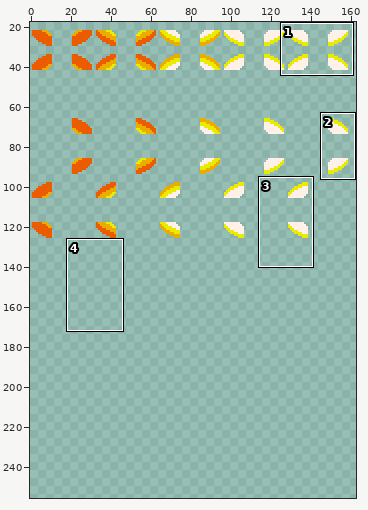
Edited in one commit: sprite sheet (assets/sprites/engines.png). The first picture is a wide view before the edit; the outline marks the close-up.
Close-up. The starting point:
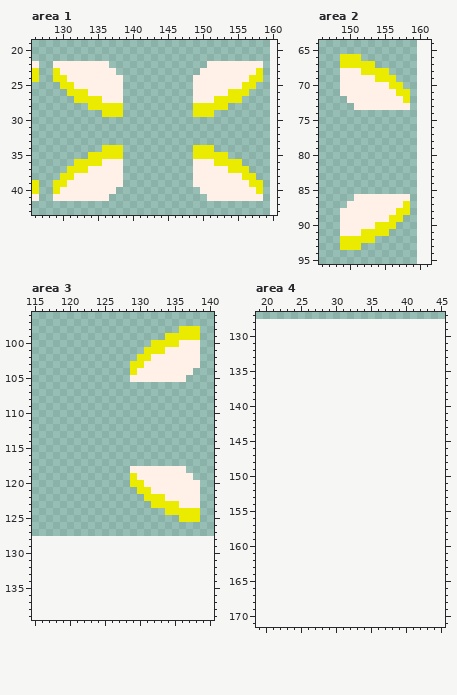
The file is 160x128 pixels. Shown: area 1: x 126..160, y 19..43; area 2: x 146..161, y 64..95; area 3: x 115..140, y 96..139; area 4: x 19..45, y 127..171. The old version is drawn lined up with the new one, on the new canvas. The wide view leaves out empty margins. The commit also changed other parts of the picture, which this record leaves out.
The same view after the edit:
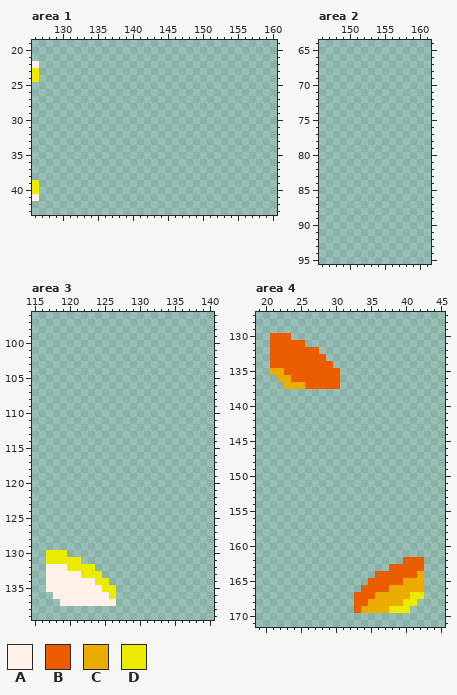
Palette (. is transparent): A #fff1e8  B #eb5b00  C #ebac00  D #ebeb00
From old to new:
canvas 160x128 -> 224x256
--- area 1
@@ x 126..160 @@
 21 ...................................
-22 A..AAAAAAAA..............AAAAAAAA..
-23 D..DAAAAAAAA............AAAAAAAAD..
-24 D..DDAAAAAAAA..........AAAAAAAADD..
-25 ....DDAAAAAAA..........AAAAAAADD...
-26 .....DDDAAAAA..........AAAAADDD....
-27 ......DDDDAAA..........AAADDDD.....
-28 ........DDDDD..........DDDDD.......
-29 ..........DDD..........DDD.........
+22 A..................................
+23 D..................................
+24 D..................................
+25 ...................................
+26 ...................................
+27 ...................................
+28 ...................................
+29 ...................................
 30 ...................................
@@ x 126..160 @@
 33 ...................................
-34 ..........DDD..........DDD.........
-35 ........DDDDD..........DDDDD.......
-36 ......DDDDAAA..........AAADDDD.....
-37 .....DDDAAAAA..........AAAAADDD....
-38 ....DDAAAAAAA..........AAAAAAADD...
-39 D..DDAAAAAAAA..........AAAAAAAADD..
-40 D..DAAAAAAAA............AAAAAAAAD..
-41 A..AAAAAAAA..............AAAAAAAA..
+34 ...................................
+35 ...................................
+36 ...................................
+37 ...................................
+38 ...................................
+39 D..................................
+40 D..................................
+41 A..................................
 42 ...................................
--- area 2
@@ x 146..161 @@
 65 ................
-66 ...DDD..........
-67 ...DDDDD........
-68 ...AAADDDD......
-69 ...AAAAADDD.....
-70 ...AAAAAAADD....
-71 ...AAAAAAAADD...
-72 ....AAAAAAAAD...
-73 .....AAAAAAAA...
+66 ................
+67 ................
+68 ................
+69 ................
+70 ................
+71 ................
+72 ................
+73 ................
 74 ................
@@ x 146..161 @@
 85 ................
-86 .....AAAAAAAA...
-87 ....AAAAAAAAD...
-88 ...AAAAAAAADD...
-89 ...AAAAAAADD....
-90 ...AAAAADDD.....
-91 ...AAADDDD......
-92 ...DDDDD........
-93 ...DDD..........
+86 ................
+87 ................
+88 ................
+89 ................
+90 ................
+91 ................
+92 ................
+93 ................
 94 ................
--- area 3
@@ x 127..140 @@
  97 ..............
- 98 .........DDD..
- 99 .......DDDDD..
-100 .....DDDDAAA..
-101 ....DDDAAAAA..
-102 ...DDAAAAAAA..
-103 ..DDAAAAAAAA..
-104 ..DAAAAAAAA...
-105 ..AAAAAAAA....
+ 98 ..............
+ 99 ..............
+100 ..............
+101 ..............
+102 ..............
+103 ..............
+104 ..............
+105 ..............
 106 ..............
@@ x 127..140 @@
 117 ..............
-118 ..AAAAAAAA....
-119 ..DAAAAAAAA...
-120 ..DDAAAAAAAA..
-121 ...DDAAAAAAA..
-122 ....DDDAAAAA..
-123 .....DDDDAAA..
-124 .......DDDDD..
-125 .........DDD..
+118 ..............
+119 ..............
+120 ..............
+121 ..............
+122 ..............
+123 ..............
+124 ..............
+125 ..............
 126 ..............
@@ x 115..128 @@
 129 ..............
-130 ..............
-131 ..............
-132 ..............
-133 ..............
-134 ..............
-135 ..............
-136 ..............
-137 ..............
+130 ..DDD.........
+131 ..DDDDD.......
+132 ..AAADDDD.....
+133 ..AAAAADDD....
+134 ..AAAAAAADD...
+135 ..AAAAAAAADD..
+136 ...AAAAAAAAD..
+137 ....AAAAAAAA..
 138 ..............
--- area 4
@@ x 19..32 @@
 129 ..............
-130 ..............
-131 ..............
-132 ..............
-133 ..............
-134 ..............
-135 ..............
-136 ..............
-137 ..............
+130 ..BBB.........
+131 ..BBBBB.......
+132 ..BBBBBBB.....
+133 ..BBBBBBBB....
+134 ..BBBBBBBBB...
+135 ..CCBBBBBBBB..
+136 ...CCBBBBBBB..
+137 ....CCCBBBBB..
 138 ..............
@@ x 31..44 @@
 161 ..............
-162 ..............
-163 ..............
-164 ..............
-165 ..............
-166 ..............
-167 ..............
-168 ..............
-169 ..............
+162 .........BBB..
+163 .......BBBBB..
+164 .....BBBBBBC..
+165 ....BBBBBCCC..
+166 ...BBBBCCCCC..
+167 ..BBBCCCCCDD..
+168 ..BBCCCCCDD...
+169 ..BCCCCDDD....
 170 ..............
